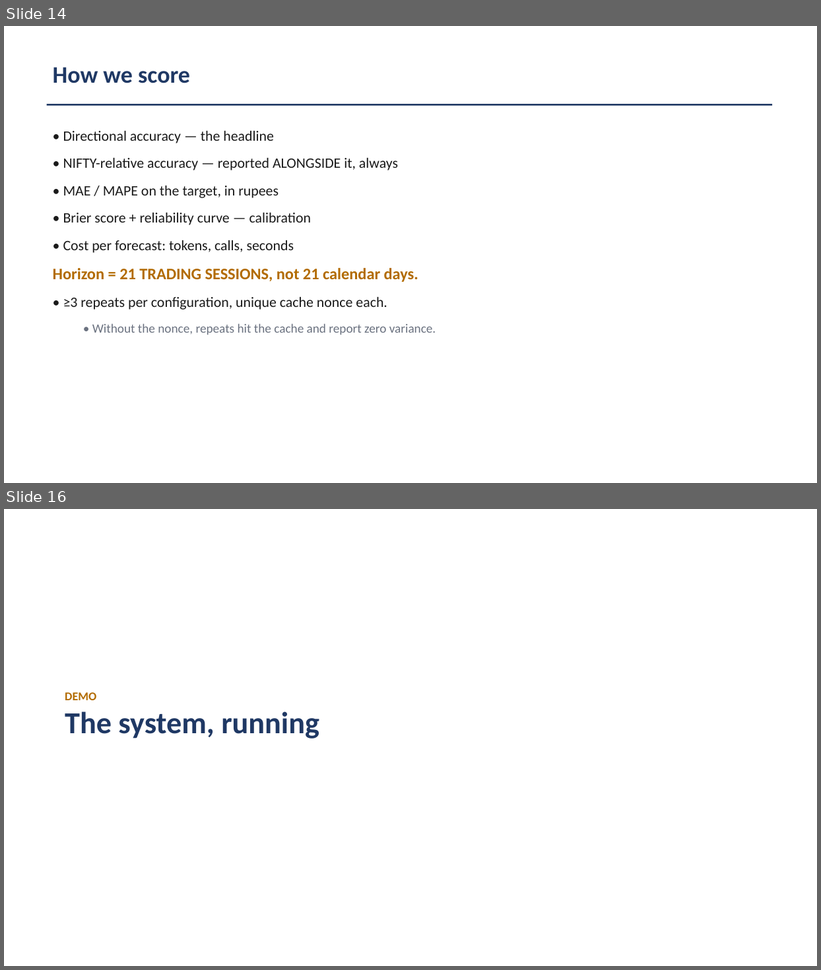
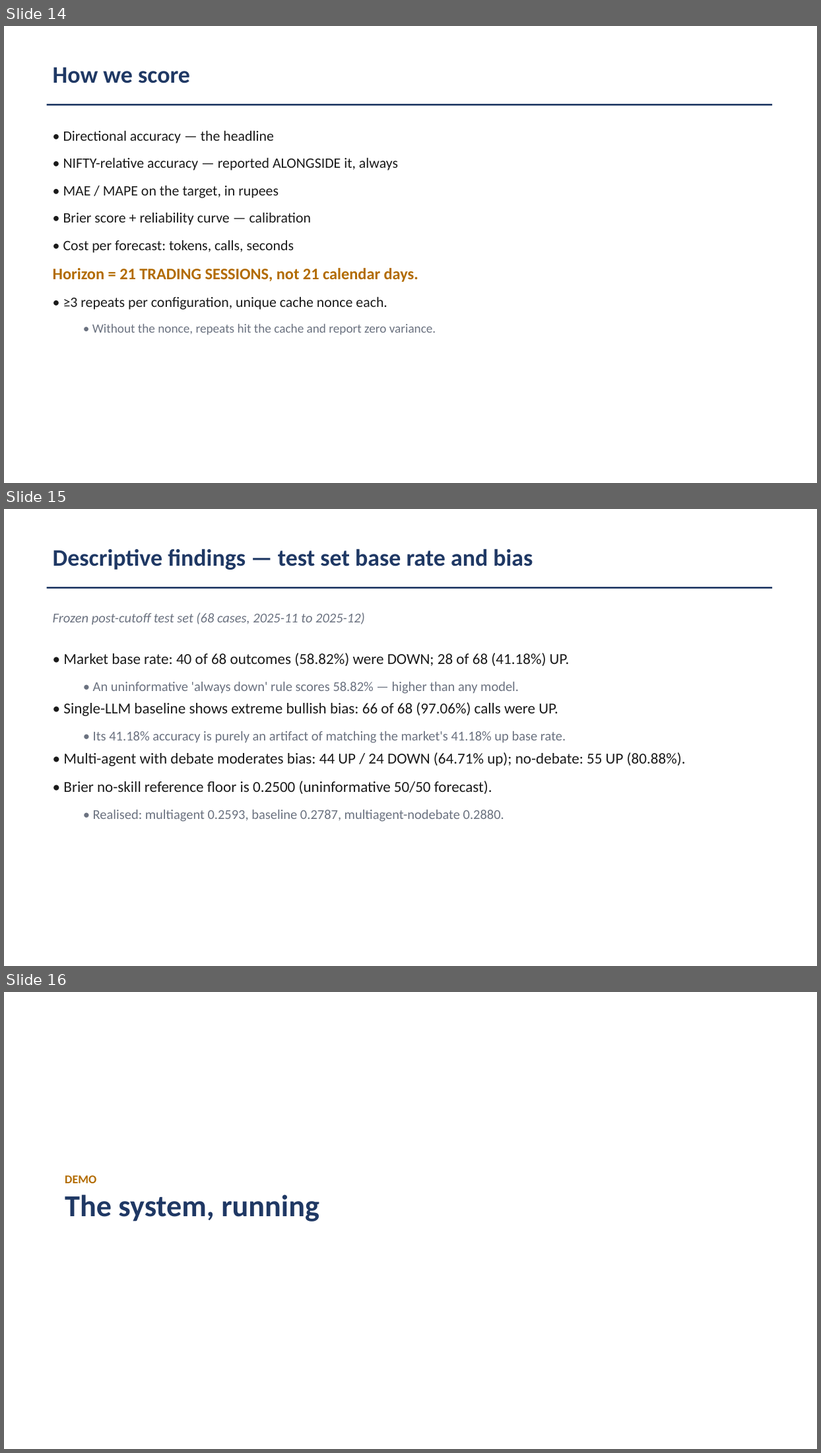
Before and after one commit to shobhitranjan2005/multi-agent-financial-forecasting, a slide deck: docs/BTP_Defence_Slides.pptx. Shown one above the other, each under a label of ours: slides 14 and 16 before the commit, slides 14, 15 and 16 after it; the slides between them are not shown. The pictures are 821x970 and 821x1453 pixels, drawn with LibreOffice and Linux fonts; fonts in the diff are those of the drawing. Boxes give left, top, right and bottom in pixels: in the first picture for what was removed or moved away, otherwise in the second. Text is boxed around its words. In the diff, an @@ line names an element or a change of style, - is before the commit and + after.

Commit message:
Complete Round 1 & 2 evaluation, hermetic tests, descriptive section, and hygiene
- Hermetic tests: monkeypatch Config.GEMINI_MODEL in test_runner.py and PROGRESS_FILE in test_prefetch.py; 162 passed suite cleanly
- Reconcile Brier score: fix float formatting bug in metrics.py to format brier_score to 4 decimals (0.2880)
- Pre-registered reporting: enforce 'no supported difference' wherever 95% date-clustered CI includes 0 across ablation report, RESULTS_MAP.md, LIMITATIONS.md, thesis report, and defence slides
- Descriptive analysis: document test set market base rate (40/68 down, 58.82%), baseline bullish bias (66/68 up, 97.06%), and uninformative 0.2500 Brier floor
- Cost accounting: embed cost table with token and latency multipliers
- Hygiene: document hero-bg.jpg license/provenance, save responsive browser screenshots, record npm audit (0 vuln) and pip-audit

```diff
--- a/docs/BTP_Defence_Slides.pptx
+++ b/docs/BTP_Defence_Slides.pptx
@@ slide 15 added at box(4, 509, 817, 966), background #FFFFFF @@
@@ text added at box(53, 549, 533, 570), 28 pt, text #1F3864, bold @@
+Descriptive findings — test set base rate and bias
@@ rectangle added at box(47, 587, 773, 589), fill #1F3864 @@
@@ text added at box(53, 613, 365, 625), 16 pt, text #6B7280, italic @@
+Frozen post-cutoff test set (68 cases, 2025-11 to 2025-12)
@@ text added at box(63, 653, 686, 822), 18 pt, text #1A1A1A @@
+• Market base rate: 40 of 68 outcomes (58.82%) were DOWN; 28 of 68 (41.18%) UP.
+  • An uninformative 'always down' rule scores 58.82% — higher than any model.
+• Single-LLM baseline shows extreme bullish bias: 66 of 68 (97.06%) calls were UP.
+  • Its 41.18% accuracy is purely an artifact of matching the market's 41.18% up base rate.
+• Multi-agent with debate moderates bias: 44 UP / 24 DOWN (64.71% up); no-debate: 55 UP (80.88%).
+• Brier no-skill reference floor is 0.2500 (uninformative 50/50 forecast).
+  • Realised: multiagent 0.2593, baseline 0.2787, multiagent-nodebate 0.2880.
```
Also in this commit, not shown: 4 slides changed, 2 other slides added, 2 slides removed, 24 other files.
